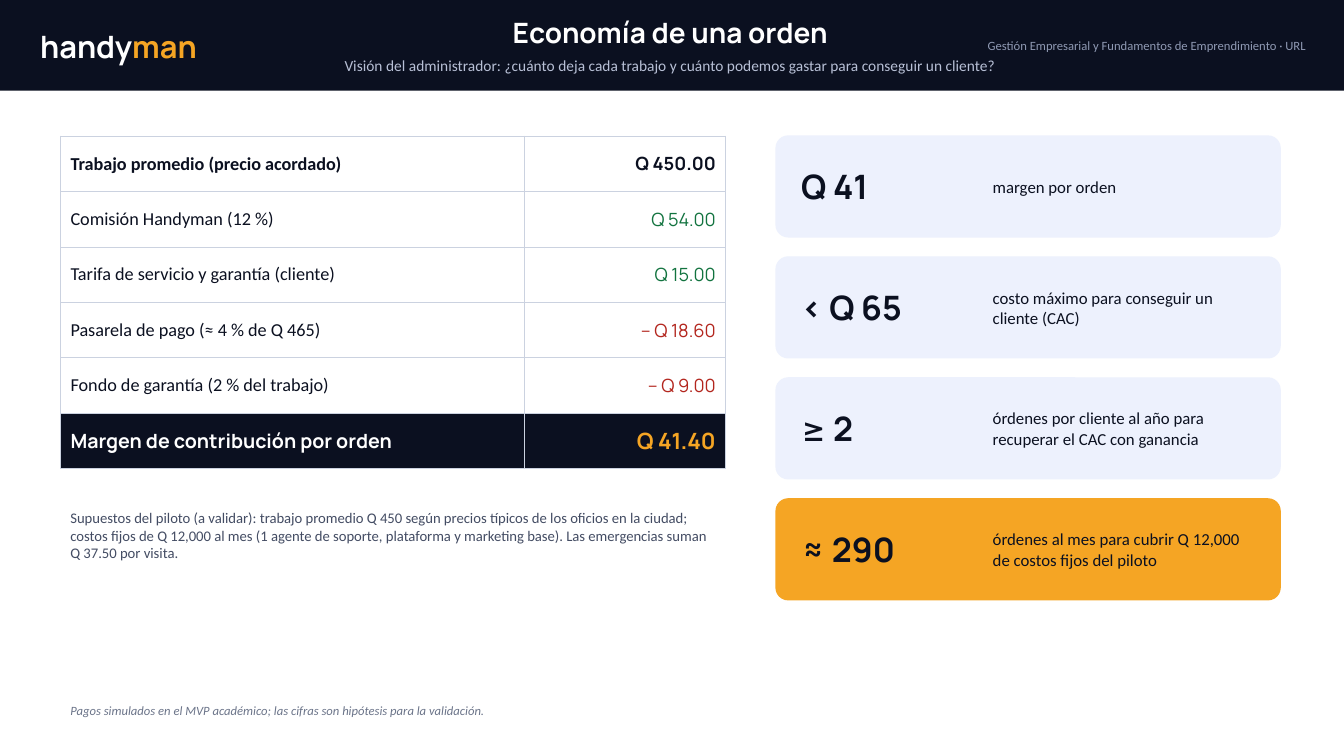
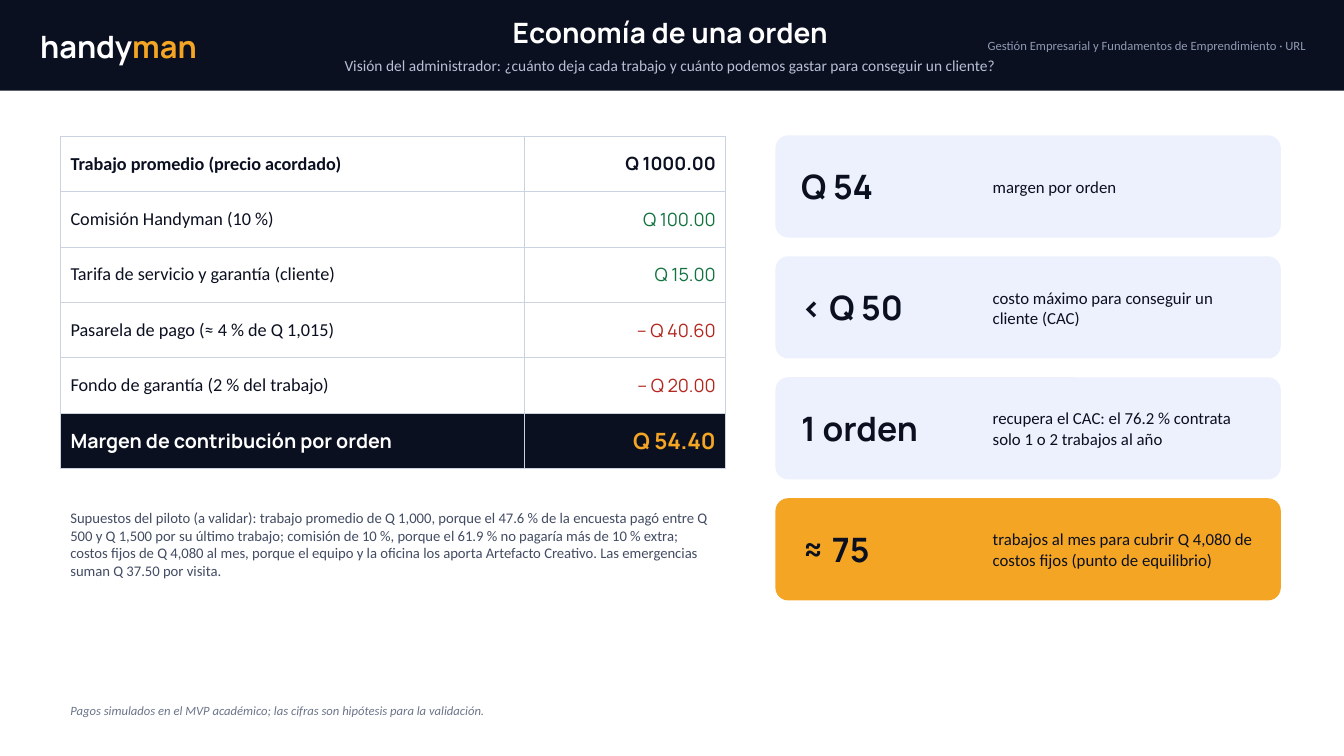
Before and after one commit to matcodez/handyman, a slide deck: slide 3 of docs/Lean_Canvas_Handyman.pptx. Drawn at 1344x756 pixels with LibreOffice and Linux fonts; fonts in the diff are those of the drawing. Boxes give left, top, right and bottom in pixels: in the first picture for what was removed or moved away, otherwise in the second. Text is boxed around its words. In the diff, an @@ line names an element or a change of style, - is before the commit and + after.

```diff
--- a/docs/Lean_Canvas_Handyman.pptx
+++ b/docs/Lean_Canvas_Handyman.pptx
@@ table at box(60, 136, 726, 457) @@
-row 1, column 2: Q 450.00
+row 1, column 2: Q 1000.00
-row 2, column 1: Comisión Handyman (12 %)
+row 2, column 1: Comisión Handyman (10 %)
-row 2, column 2: Q 54.00
+row 2, column 2: Q 100.00
-row 4, column 1: Pasarela de pago (≈ 4 % de Q 465)
+row 4, column 1: Pasarela de pago (≈ 4 % de Q 1,015)
-row 4, column 2: – Q 18.60
+row 4, column 2: – Q 40.60
-row 5, column 2: – Q 9.00
+row 5, column 2: – Q 20.00
-row 6, column 2: Q 41.40
+row 6, column 2: Q 54.40
@@ text at box(801, 174, 873, 200): text changed @@
-Q 41
+Q 54
@@ text at box(829, 295, 903, 321): text changed @@
-< Q 65
+< Q 50
@@ text at box(801, 416, 918, 442): text changed @@
-≥ 2
+1 orden
@@ text at box(993, 412, 1231, 448): text changed @@
-órdenes por cliente al año para recuperar el CAC con ganancia
+recupera el CAC: el 76.2 % contrata solo 1 o 2 trabajos al año
@@ text at box(70, 512, 707, 579): text changed @@
-Supuestos del piloto (a validar): trabajo promedio Q 450 según precios típicos de los oficios en la ciudad; costos fijos de Q 12,000 al mes (1 agente de soporte, plataforma y marketing base). Las emergencias suman Q 37.50 por visita.
+Supuestos del piloto (a validar): trabajo promedio de Q 1,000, porque el 47.6 % de la encuesta pagó entre Q 500 y Q 1,500 por su último trabajo; comisión de 10 %, porque el 61.9 % no pagaría más de 10 % extra; costos fijos de Q 4,080 al mes, porque el equipo y la oficina los aporta Artefacto Creativo. Las emergencias suman Q 37.50 por visita.
@@ text at box(832, 537, 870, 563): text changed @@
-≈ 290
+≈ 75
@@ text at box(993, 533, 1252, 569): text changed @@
-órdenes al mes para cubrir Q 12,000 de costos fijos del piloto
+trabajos al mes para cubrir Q 4,080 de costos fijos (punto de equilibrio)
```
Also in this commit, not shown: 2 other slides changed, 3 other files.
